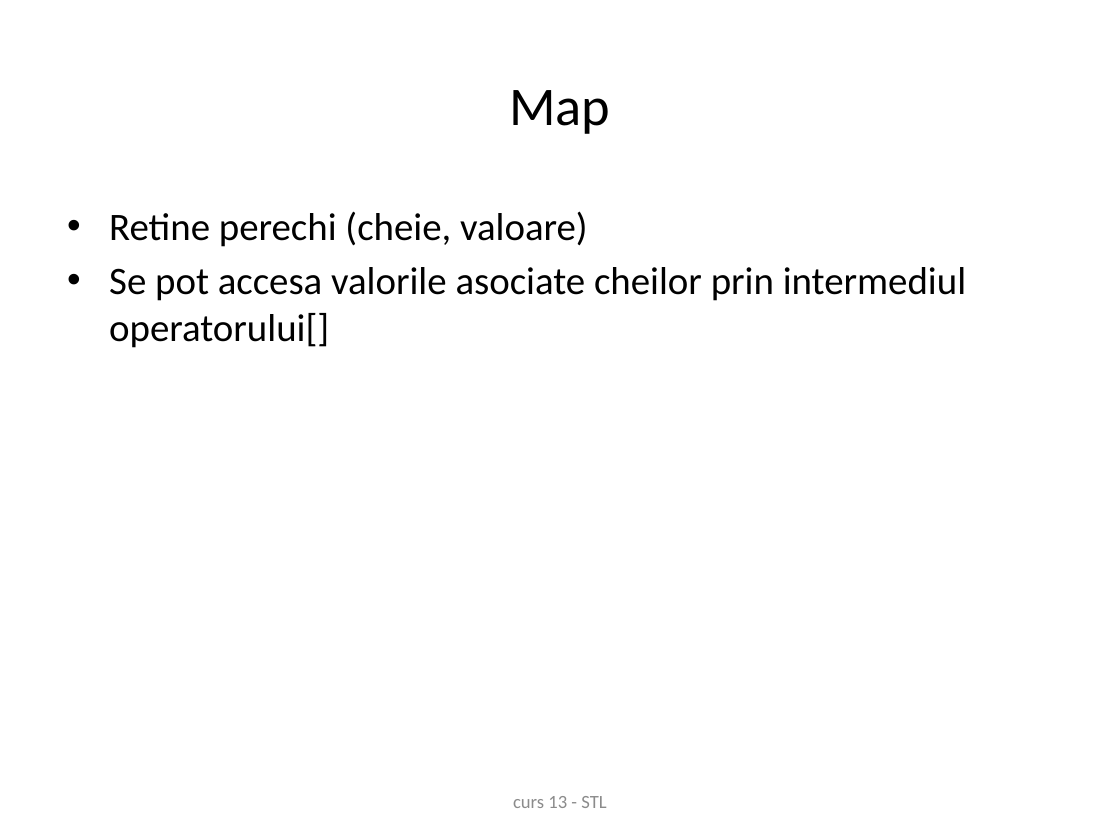
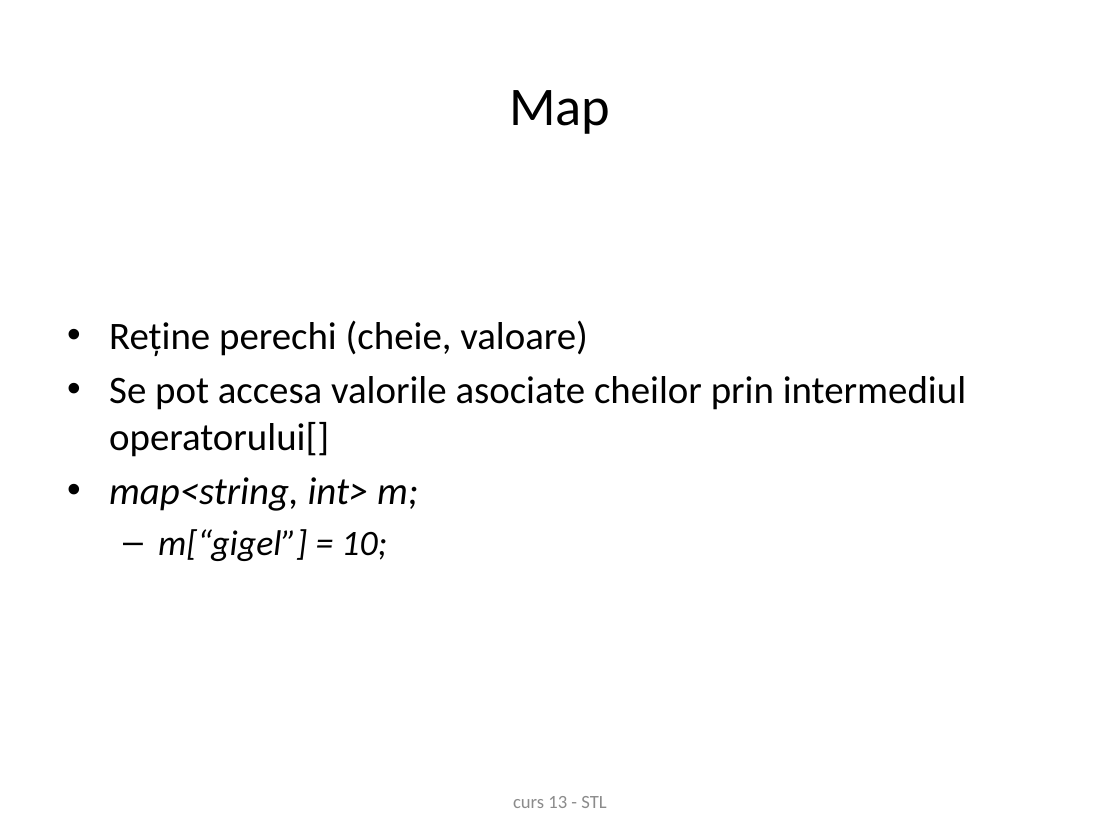
Before and after one commit to andreiparvu/stl, a slide deck: slide 12 of curs13.pptx. Drawn at 1120x840 pixels with LibreOffice and Linux fonts; fonts in the diff are those of the drawing; background and template pictures are left out. Boxes give left, top, right and bottom in pixels: in the first picture for what was removed or moved away, otherwise in the second. Text is boxed around its words. In the diff, an @@ line names an element or a change of style, - is before the commit and + after.

```diff
--- a/curs13.pptx
+++ b/curs13.pptx
@@ text at <box>109,320,588,356</box>: text changed @@
-• Retine perechi (cheie, valoare)
+• Reține perechi (cheie, valoare)
@@ text at <box>109,477,418,561</box>: paragraphs added @@
+• map<string, int> m;
+  – m[“gigel”] = 10;
```
Also in this commit, not shown: 9 other slides changed, 1 slide added.
